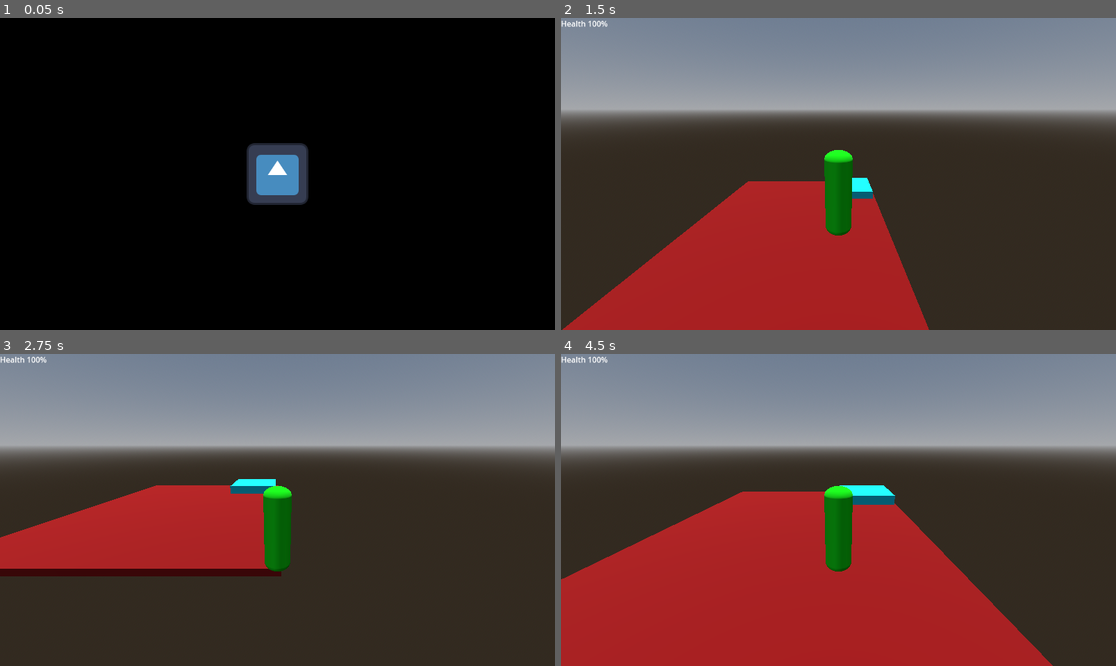
Above: before the commit, frames 1-4 (two rows, left to right).
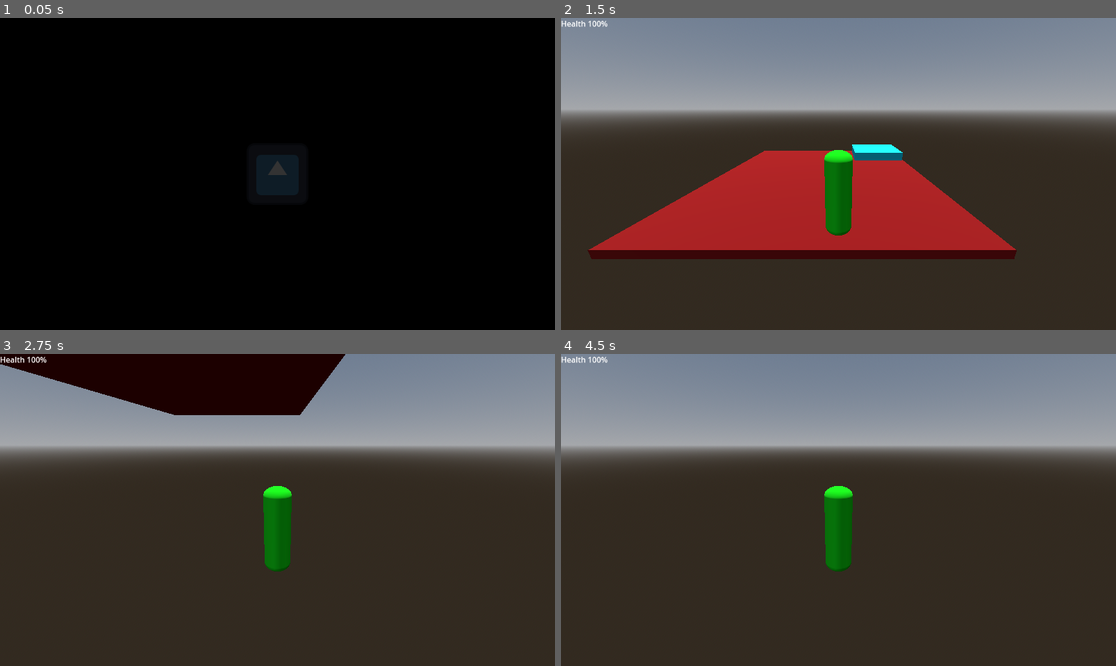
Above: after the commit, the same moments.

Repository: fabiopichler/my-base-project-godot
Game: Godot game, scene res://main_scene.tscn
The game is run twice, just before and just after one commit, with the same random seed, the same clock (stepped at 60 frames per second) and the same inputs. The engine's default icon, where the game draws it, is replaced by a stand-in: a white triangle on a blue panel in a dark square.
Inputs:
- Up to frame 1 (0.05 s): no input
- Up to frame 2 (1.5 s): tap Enter (ui_accept) at 0.5, 0.77 s; hold Right (ui_right) 0.53-1.28 s; hold Down (ui_down) from 1.28 s (still down)
- Up to frame 3 (2.75 s): tap Enter (ui_accept) at 1.52 s; release Down (ui_down) at 2.03 s; hold Right (ui_right) from 2.03 s (still down)
- Up to frame 4 (4.5 s): release Right (ui_right) at 2.78 s; hold Up (ui_up) 2.78-3.53 s; tap Enter (ui_accept) at 3.02, 3.77 s; hold Left (ui_left) from 3.53 s (still down)

The runs differ from the first frame. In frame 1, 2.2% of the frame differs, in the area x 44-56%, y 40-60%; in frame 2, 24%; in frame 3, 21%; in frame 4, 35%, in the area x 0-89%, y 42-100%.

Commit message:
add fade in/fade out

Diff:
--- a/main_scene.gd
+++ b/main_scene.gd
@@ -2,6 +2,6 @@
 
 
 func _ready() -> void:
-	Scene.init(self)
+	Scene.init(self, $MainSceneDisplay, $ColorRectFade)
 	#Scene.load_scene("scene_game_map")
 	Scene.load_scene("scene_intro")
--- a/main_scene.tscn
+++ b/main_scene.tscn
@@ -4,3 +4,10 @@
 
 [node name="MainScene" type="Node"]
 script = ExtResource("1_0f027")
+
+[node name="MainSceneDisplay" type="Node" parent="."]
+
+[node name="ColorRectFade" type="ColorRect" parent="."]
+offset_right = 1152.0
+offset_bottom = 648.0
+color = Color(0, 0, 0, 1)
--- a/scripts/scene.gd
+++ b/scripts/scene.gd
@@ -2,14 +2,21 @@
 
 
 var main_scene = null
+var main_scene_display = null
+var color_rect_fade = null
 var scene_instance: Node = null
 
 
-func init(_main_scene):
+func init(_main_scene, _main_scene_display, _color_rect_fade):
 	main_scene = _main_scene
+	main_scene_display = _main_scene_display
+	color_rect_fade = _color_rect_fade
 
 
 func load_scene(scene_name : String):
+	if is_instance_valid(scene_instance):
+		await fade_in()
+
 	unload_scene()
 
 	var scene_path := "res://scenes/%s.tscn" % scene_name
@@ -19,7 +26,9 @@
 
 	if scene_resource:
 		scene_instance = scene_resource.instantiate()
-		main_scene.add_child(scene_instance)
+		main_scene_display.add_child(scene_instance)
+
+		await fade_out()
 
 
 func unload_scene():
@@ -27,3 +36,41 @@
 		scene_instance.queue_free()
 
 	scene_instance = null
+
+
+func fade_in(duration: float = 0.25):
+	var tween: Tween = main_scene.create_tween().set_parallel(true)
+
+	color_rect_fade.visible = true
+	color_rect_fade.modulate.a = 0
+
+	tween.tween_property(
+		color_rect_fade,
+		"modulate:a",
+		1,
+		duration
+	)
+
+	tween.play()
+	await tween.finished
+
+	color_rect_fade.visible = false
+
+
+func fade_out(duration: float = 0.25):
+	var tween: Tween = main_scene.create_tween().set_parallel(true)
+
+	color_rect_fade.visible = true
+	color_rect_fade.modulate.a = 1
+
+	tween.tween_property(
+		color_rect_fade,
+		"modulate:a",
+		0,
+		duration
+	)
+
+	tween.play()
+	await tween.finished
+
+	color_rect_fade.visible = false
